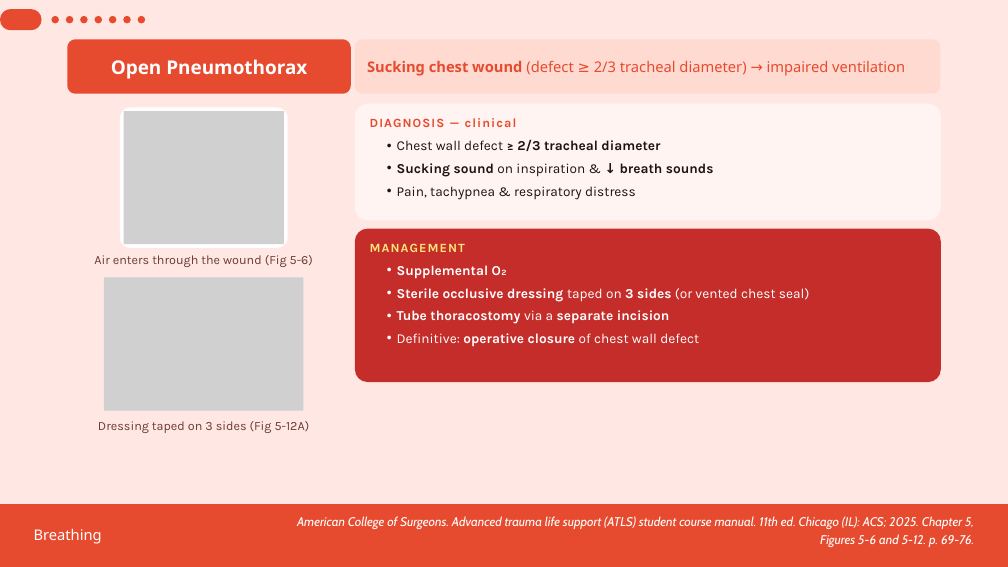
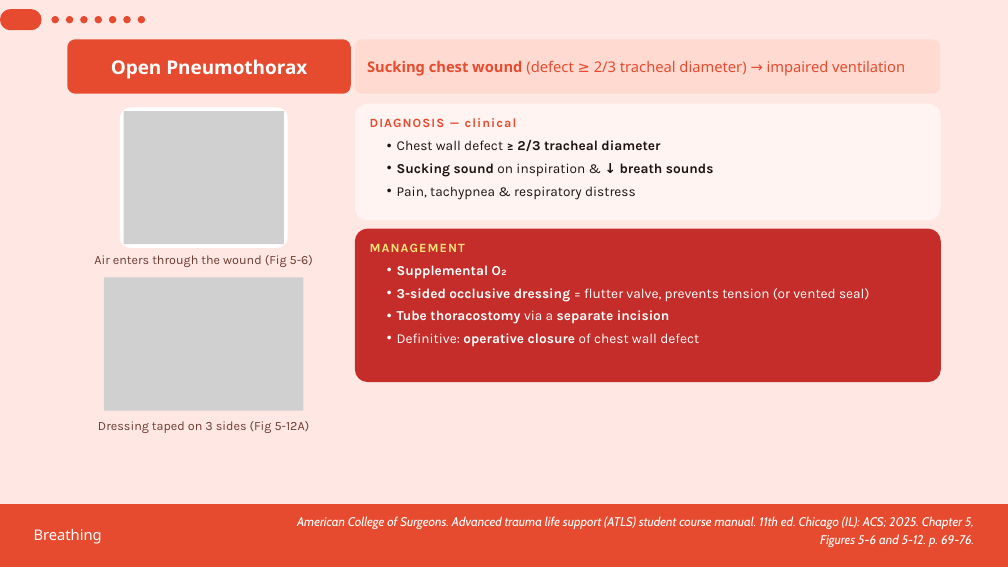
Before and after one commit to Xatsr/Of-all-trades, a slide deck: slide 9 of B_breathing_ATLS_16min.pptx. Drawn at 1008x567 pixels with LibreOffice and Linux fonts; fonts in the diff are those of the drawing; grey boxes stand for pictures. Boxes give left, top, right and bottom in pixels: in the first picture for what was removed or moved away, otherwise in the second. Text is boxed around its words. In the diff, an @@ line names an element or a change of style, - is before the commit and + after.

```diff
--- a/B_breathing_ATLS_16min.pptx
+++ b/B_breathing_ATLS_16min.pptx
@@ text at (x1=397, y1=288, x2=869, y2=302): text changed; bold off @@
-  • Sterile occlusive dressing taped on 3 sides (or vented chest seal)
+  • 3-sided occlusive dressing = flutter valve, prevents tension (or vented seal)
```
Also in this commit, not shown: 4 other slides changed.
